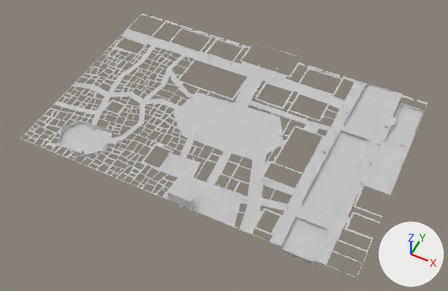
A saved change to the glTF model game/levels/undercity/hub/hub_streets.glb.
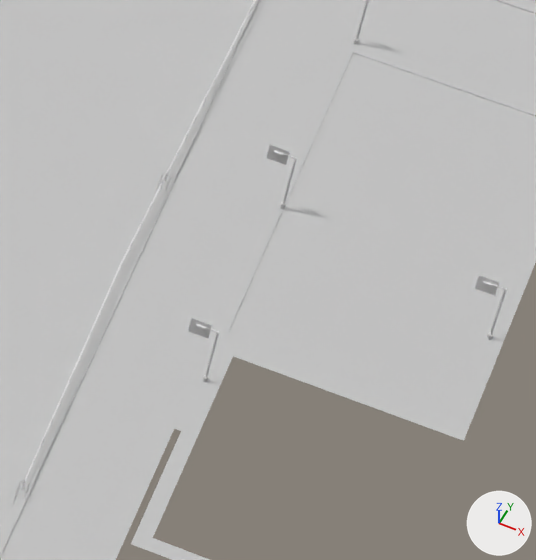
The first picture shows the older version from a 50 mm camera at (253.0, -364.0, 314.0) aimed at (122.0, -104.0, -12.0). The close-ups show the older and then the newer version on the part from 76% to 89% of the width and 50% to 72% of the height of that picture. Only the edits that show in the close-ups are written down. The axes (+X, +Y, +Z) are drawn at lower right. The lights are the same throughout. Objects named as collision shapes, trigger or cutter boxes, shadow casters or lower levels of detail are left out. Where no turn or scale is listed for an object, it has been applied to the vertices.

In view in the first close-up: 'streets_walk_5_1-col', 'streets_walk_5_2-col', 'streets_walk_5_3-col', 'streets_water_4_1', 'streets_water_4_2', 'streets_water_5_1', 'streets_water_5_2' and 6 more.
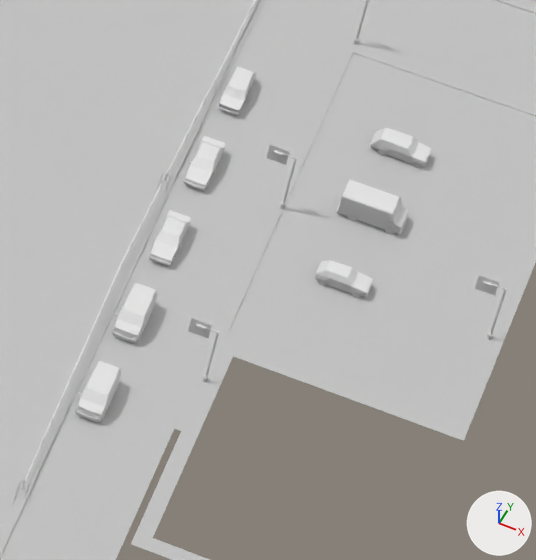
Edits to the bpy script that builds the scene:
```text
Add ob_car_015:
    ob_car_015 = bpy.data.objects.new('car_015', me_car_015)  # 250 vertices, 448 faces; spans x -1.99..1.99, y -0.94..0.94, z 0.0..1.52; in mat_veh_psx_hatchback_red (white #e7e7e7)
    ob_car_015.location = (228.0, -94.0, 0.05)
Add ob_car_014:
    ob_car_014 = bpy.data.objects.new('car_014', me_car_014)  # 219 vertices, 376 faces; spans x -2.44..2.44, y -1.12..1.12, z 0.0..2.29; in mat_veh_psx_box_van_white (white #e7e7e7)
    ob_car_014.location = (228.0, -87.0, 0.05)
Add ob_car_013:
    ob_car_013 = bpy.data.objects.new('car_013', me_car_013)  # 249 vertices, 438 faces; spans x -2.18..2.18, y -0.91..0.91, z 0.0..1.54; in mat_veh_psx_wagon_grey (white #e7e7e7)
    ob_car_013.location = (228.0, -80.0, 0.05)
Add ob_car_012:
    ob_car_012 = bpy.data.objects.new('car_012', me_car_012)  # 264 vertices, 476 faces; spans x -1.2..1.2, y -2.23..2.23, z 0.0..1.94; in mat_veh_psx_minivan_silver (white #e7e7e7)
    ob_car_012.location = (215.5, -112.0, 0.0)
Add ob_car_011:
    ob_car_011 = bpy.data.objects.new('car_011', me_car_011)  # 264 vertices, 476 faces; spans x -1.2..1.2, y -2.23..2.23, z 0.0..1.94; in mat_veh_psx_minivan_grey (white #e7e7e7)
    ob_car_011.location = (215.5, -104.0, 0.0)
Add ob_car_010:
    ob_car_010 = bpy.data.objects.new('car_010', me_car_010)  # 172 vertices, 312 faces; spans x -1.03..1.03, y -2.32..2.32, z 0.0..1.56; in mat_veh_psx_sedan_maroon (white #e7e7e7)
    ob_car_010.location = (215.5, -96.0, 0.0)
Add ob_car_009:
    ob_car_009 = bpy.data.objects.new('car_009', me_car_009)  # 172 vertices, 312 faces; spans x -1.03..1.03, y -2.32..2.32, z 0.0..1.56; in mat_veh_psx_sedan_navy (white #e7e7e7)
    ob_car_009.location = (215.5, -88.0, 0.0)
Add ob_car_008:
    ob_car_008 = bpy.data.objects.new('car_008', me_car_008)  # 249 vertices, 438 faces; spans x -0.91..0.91, y -2.18..2.18, z 0.0..1.54; in mat_veh_psx_wagon_blue (white #e7e7e7)
    ob_car_008.location = (215.5, -80.0, 0.0)
```

Changed parts and their boxes [x1, y1, x2, y2] in the close-ups (536 x 560 px):
'car_014', added: after [336, 179, 408, 235]
'car_012', added: after [75, 361, 121, 422]
'car_011', added: after [112, 283, 157, 343]
'car_013', added: after [369, 127, 431, 168]
'car_015', added: after [315, 260, 373, 298]
'car_010', added: after [149, 210, 191, 266]
'car_009', added: after [184, 136, 225, 191]
'car_008', added: after [218, 66, 255, 115]
